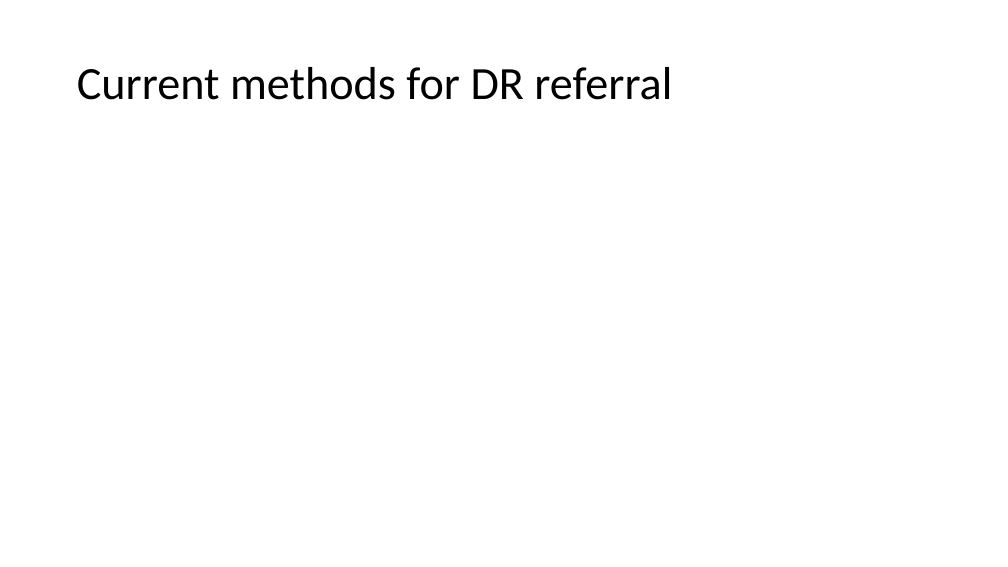
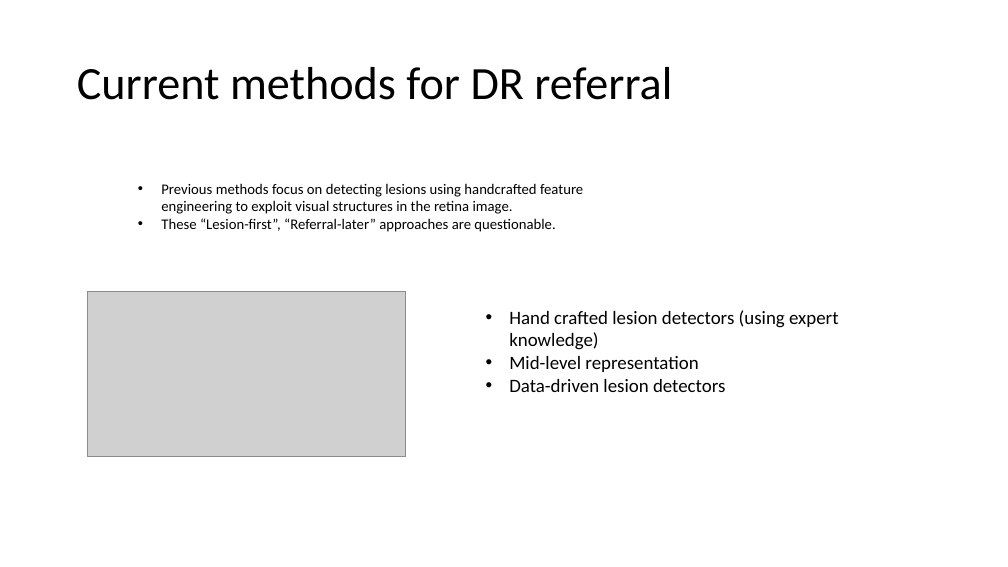
Before and after one commit to MorganMWJ/sem1020-paper-presentations, a slide deck: slide 3 of dr_slides.pptx. Drawn at 1008x567 pixels with LibreOffice and Linux fonts; fonts in the diff are those of the drawing; grey boxes stand for pictures. Boxes give left, top, right and bottom in pixels: in the first picture for what was removed or moved away, otherwise in the second. Text is boxed around its words. In the diff, an @@ line names an element or a change of style, - is before the commit and + after.

Commit message:
Added images and updates

```diff
--- a/dr_slides.pptx
+++ b/dr_slides.pptx
@@ text added at bbox=[161, 183, 583, 232], 14 pt, text #000000 @@
+• Previous methods focus on detecting lesions using handcrafted feature engineering to exploit visual structures in the retina image.
+• These “Lesion-first”, “Referral-later” approaches are questionable.
@@ picture added at bbox=[87, 291, 406, 457] @@
@@ text added at bbox=[509, 310, 838, 392], 18 pt, text #000000 @@
+• Hand crafted lesion detectors (using expert knowledge)
+• Mid-level representation
+• Data-driven lesion detectors
```
Also in this commit, not shown: 4 other slides changed, 6 slides added, 2 slides removed, 4 other files.
